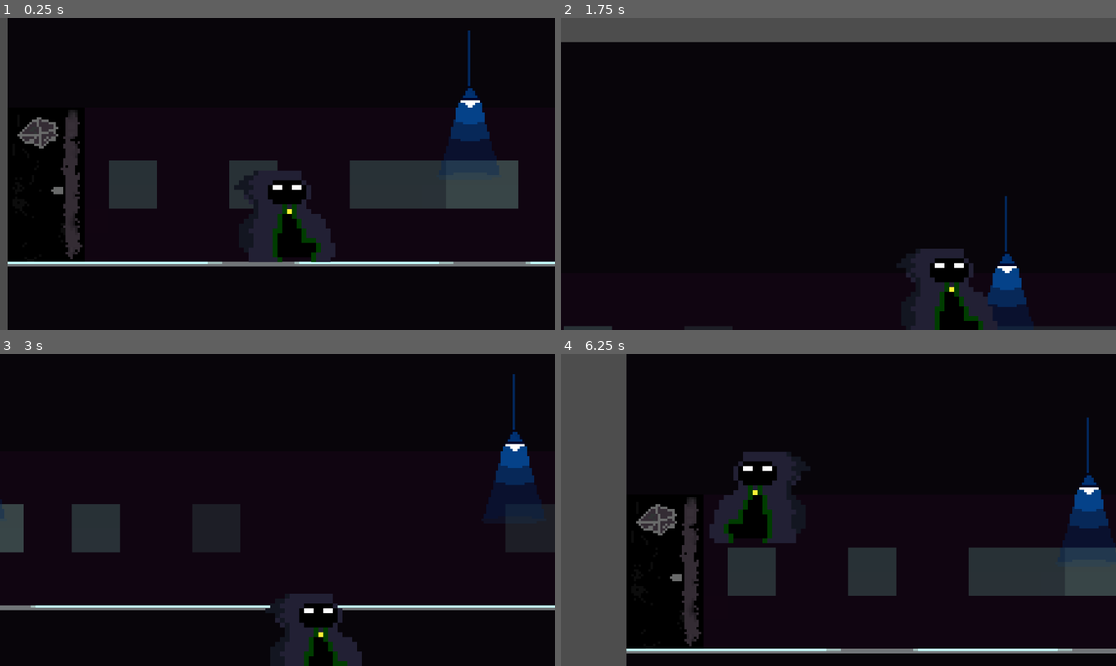
Above: before the commit, frames 1-4 (two rows, left to right).
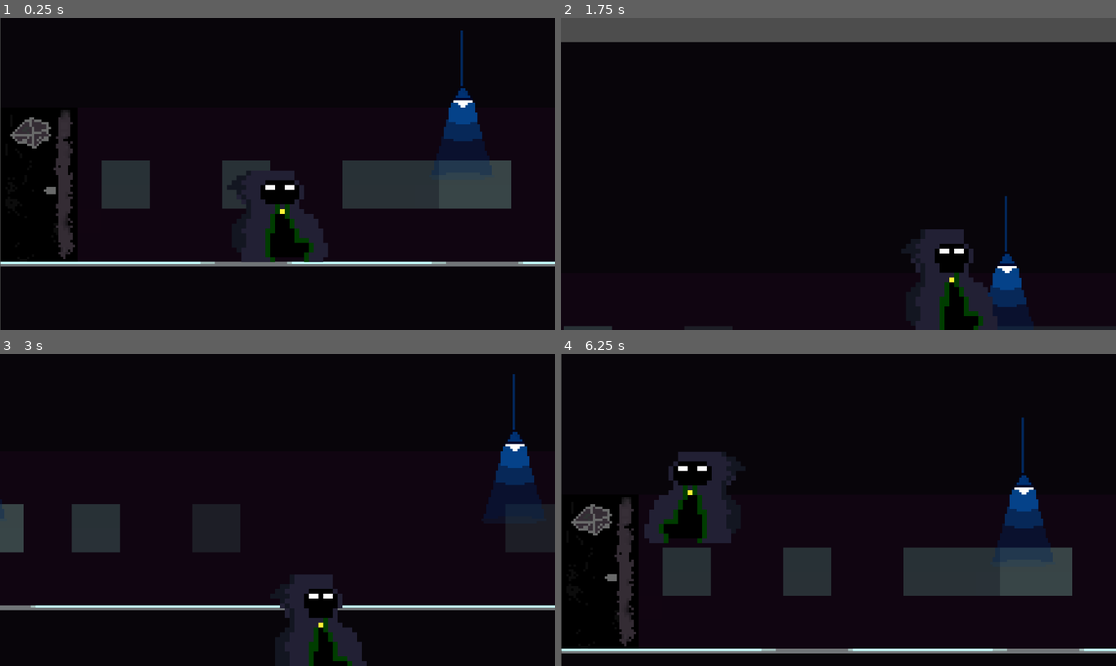
Above: after the commit, the same moments.

Repository: ByteOfWaffle/Godot--first
Game: Godot game, scene res://Scenes/train.tscn
The game is run twice, just before and just after one commit, with the same random seed, the same clock (stepped at 60 frames per second) and the same inputs. This scene is started directly instead of the project's main scene.
Inputs:
- Up to frame 1 (0.25 s): no input
- Up to frame 2 (1.75 s): hold D (move_right) from 0.53 s (still down); tap E (use) at 0.6, 1.55 s; tap Space (jump) at 0.77, 0.8, 1.07, 1.35, 1.52 s
- Up to frame 3 (3 s): tap Space (jump) at 1.82, 2.3 s; release D (move_right) at 2.03 s; hold A (move_left) 2.03-2.78 s; tap C (hide) at 2.1 s; hold D (move_right) from 2.78 s (still down); tap E (use) at 2.85 s
- Up to frame 4 (6.25 s): tap Space (jump) at 3.02, 3.32, 3.77, 3.8, 4.07, 4.35, 4.52, 4.82, 5, 5.3, 6.02 s; tap E (use) at 3.6, 4.55, 5.85 s; tap Enter at 4.25, 5.75 s; release D (move_right) at 4.28 s; hold A (move_left) 4.28-5.03 s; hold D (move_right) 5.03-5.78 s; tap C (hide) at 5.1 s; hold A (move_left) from 5.78 s (still down)

The runs differ from the first frame. In frame 1, 6.4% of the frame differs, in the area x 0-96%, y 0-100%; in frame 2, 1.6%; in frame 3, 1.6%; in frame 4, 28%, in the area x 0-100%, y 0-100%.

Commit message:
Made falling animation

Diff:
--- a/succsess/magnum-asinum-project/Scenes/player.tscn
+++ b/succsess/magnum-asinum-project/Scenes/player.tscn
@@ -1,6 +1,14 @@
-[gd_scene load_steps=10 format=3 uid="uid://ov0vfo524q6q"]
+[gd_scene load_steps=12 format=3 uid="uid://ov0vfo524q6q"]
 
 [ext_resource type="Texture2D" uid="uid://dodk0c2d31xko" path="res://Assets/sprites/Wanderer.png" id="1_115lm"]
+
+[sub_resource type="AtlasTexture" id="AtlasTexture_728u0"]
+atlas = ExtResource("1_115lm")
+region = Rect2(128, 0, 32, 32)
+
+[sub_resource type="AtlasTexture" id="AtlasTexture_wph6j"]
+atlas = ExtResource("1_115lm")
+region = Rect2(160, 0, 32, 32)
 
 [sub_resource type="AtlasTexture" id="AtlasTexture_pqohy"]
 atlas = ExtResource("1_115lm")
@@ -28,6 +36,17 @@
 
 [sub_resource type="SpriteFrames" id="SpriteFrames_6rhh2"]
 animations = [{
+"frames": [{
+"duration": 1.0,
+"texture": SubResource("AtlasTexture_728u0")
+}, {
+"duration": 1.0,
+"texture": SubResource("AtlasTexture_wph6j")
+}],
+"loop": false,
+"name": &"fall",
+"speed": 5.0
+}, {
 "frames": [{
 "duration": 1.0,
 "texture": SubResource("AtlasTexture_pqohy")
@@ -72,9 +91,9 @@
 [node name="AnimatedSprite2D" type="AnimatedSprite2D" parent="."]
 position = Vector2(0, -16)
 sprite_frames = SubResource("SpriteFrames_6rhh2")
-animation = &"idle"
-autoplay = "idle"
-frame_progress = 0.308252
+animation = &"fall"
+frame = 1
+frame_progress = 1.0
 
 [node name="CollisionShape2D" type="CollisionShape2D" parent="."]
 position = Vector2(0, -10)
--- a/succsess/magnum-asinum-project/Scenes/train.tscn
+++ b/succsess/magnum-asinum-project/Scenes/train.tscn
@@ -2147,6 +2147,6 @@
 [node name="Camera2D" type="Camera2D" parent="Player"]
 position = Vector2(0, -24)
 zoom = Vector2(5, 5)
-limit_bottom = 200
+limit_left = -255
 limit_smoothed = true
 position_smoothing_enabled = true
--- a/succsess/magnum-asinum-project/Scripts/player.gd
+++ b/succsess/magnum-asinum-project/Scripts/player.gd
@@ -16,9 +16,6 @@
 	if Input.is_action_just_pressed("jump") and MAX_JUMPS >1: #If spacebar is pressed and max jumps is more than 1 then jump, since max jumps starts at two, this allows for double jump.
 		velocity.y = JUMP_VELOCITY
 		MAX_JUMPS -=1
-
-
-
 	# Get the input direction and handle the movement/deceleration.
 	#Get input direction -1, 0 or 1
 	var direction := Input.get_axis("move_left", "move_right")
@@ -36,9 +33,11 @@
 			animated_sprite.play("idle")
 		else:
 			animated_sprite.play("run")
-	else:
-		animated_sprite.play("jump")
-
+	else: #If is on floor and direction = 0 then play idle animation. Else (if direction is -1 or 1) play run
+		if velocity.y < 0:
+			animated_sprite.play("jump")
+		elif velocity.y > 0:
+			animated_sprite.play("fall")
 
 	if direction:
 		velocity.x = direction * SPEED
Not shown, added: Asprites/Shoe.aseprite
Not shown, changed: Asprites/Wanderer.aseprite
